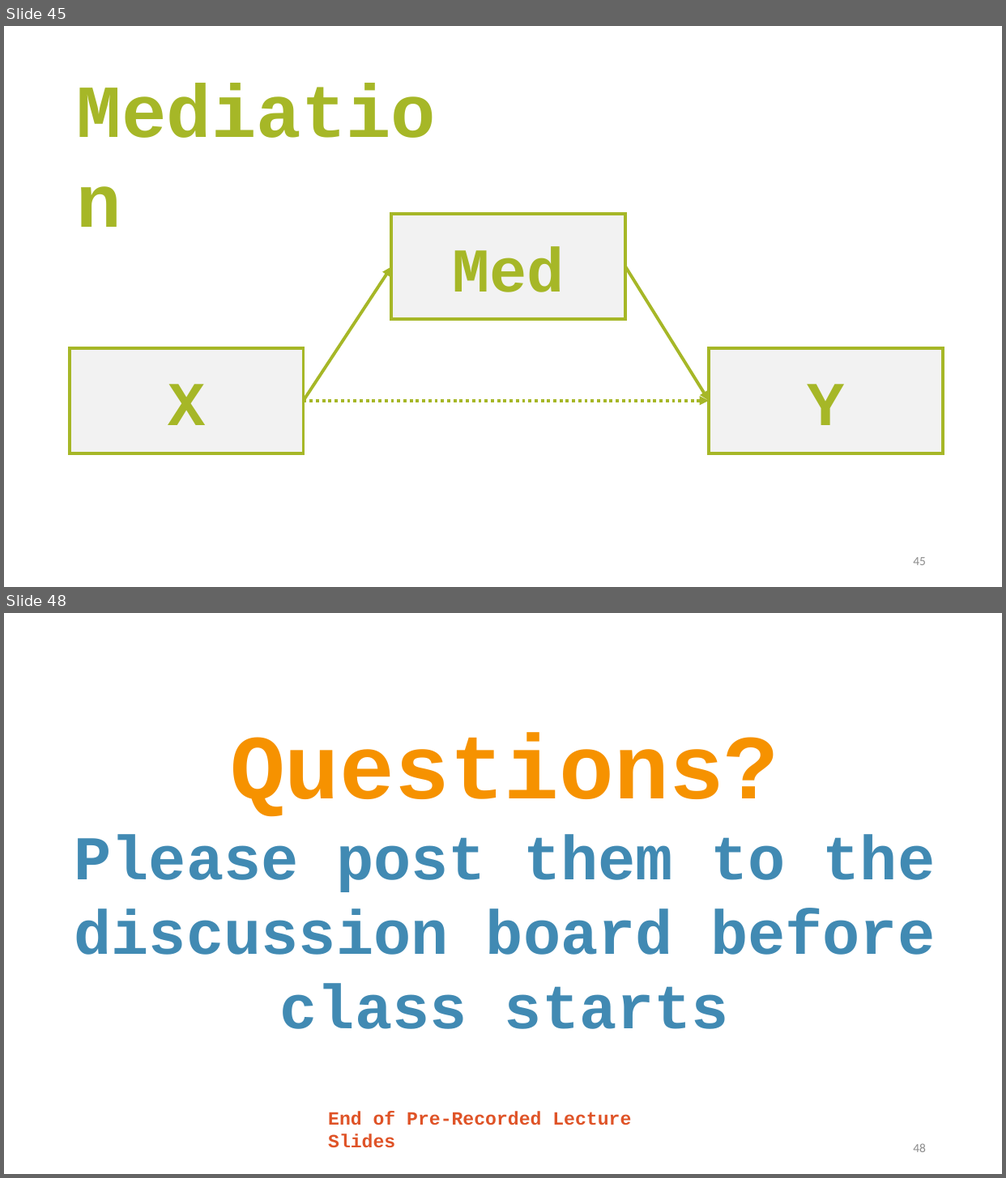
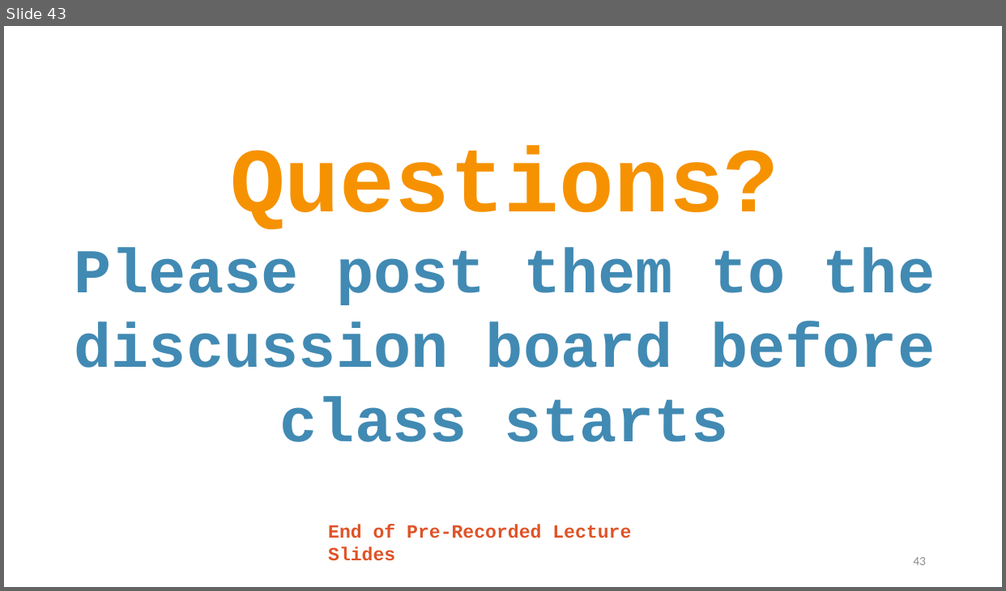
Before and after one commit to TysonStanley/EDU-6050, a slide deck: Slides/13_EDUC_6050_2018.pptx. Shown one above the other, each under a label of ours: slides 45 and 48 before the commit, slide 43 after it; the slides between them are not shown. The pictures are 1006x1178 and 1006x591 pixels, drawn with LibreOffice and Linux fonts; fonts in the diff are those of the drawing. Boxes give left, top, right and bottom in pixels: in the first picture for what was removed or moved away, otherwise in the second. Text is boxed around its words. In the diff, an @@ line names an element or a change of style, - is before the commit and + after.

```diff
--- a/Slides/13_EDUC_6050_2018.pptx
+++ b/Slides/13_EDUC_6050_2018.pptx
@@ slide 45 removed at [4, 26, 1002, 587], background #FFFFFF @@
@@ text removed at [69, 59, 458, 157] @@
-Mediation
@@ rectangle removed at [392, 214, 626, 319] @@
-Med
@@ arrow removed from (304, 401) to (392, 267) @@
@@ arrow removed from (625, 267) to (710, 401) @@
@@ rectangle removed at [69, 348, 304, 454] @@
-X
@@ rectangle removed at [710, 348, 944, 454] @@
-Y
@@ arrow removed from (304, 401) to (710, 401) @@
@@ page number removed at [913, 557, 926, 565] @@
-45
@@ what was slide 48 is now slide 43 @@
@@ page number at [913, 557, 926, 565]: text changed @@
-48
+43
```
Also in this commit, not shown: 4 other slides removed, 2 other files.
